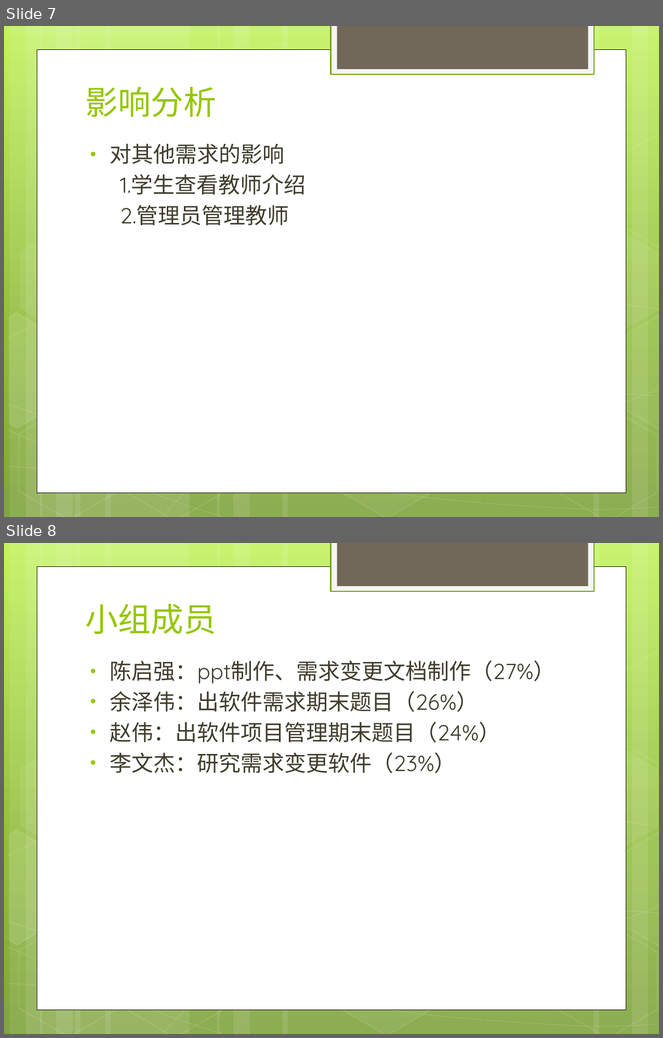
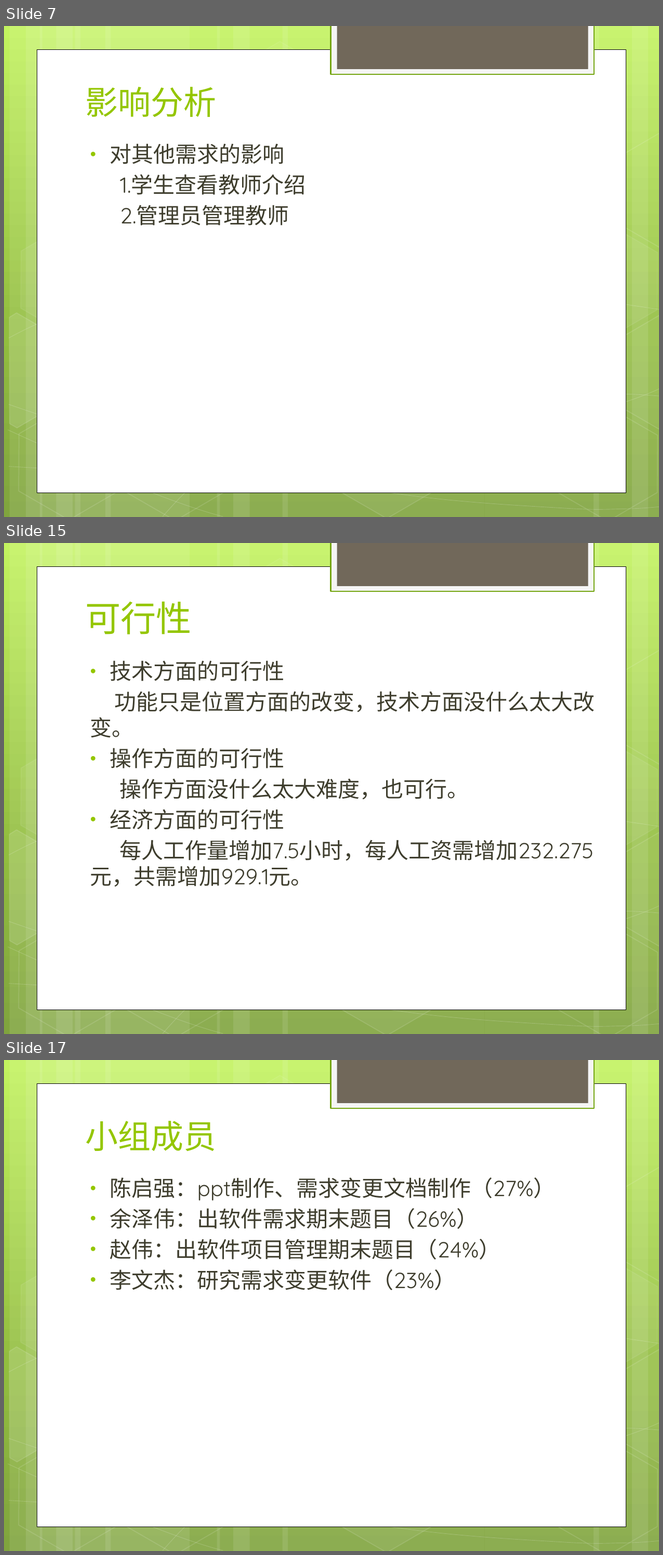
Before and after one commit to rjgcG7/SRS, a slide deck: website/受控文件/需求变更/软件需求变更.pptx. Shown one above the other, each under a label of ours: slides 7 and 8 before the commit, slides 7, 15 and 17 after it; the slides between them are not shown. The pictures are 663x1038 and 663x1555 pixels, drawn with LibreOffice and Linux fonts; fonts in the diff are those of the drawing. Boxes give left, top, right and bottom in pixels: in the first picture for what was removed or moved away, otherwise in the second. Text is boxed around its words. In the diff, an @@ line names an element or a change of style, - is before the commit and + after.

```diff
--- a/website/受控文件/需求变更/软件需求变更.pptx
+++ b/website/受控文件/需求变更/软件需求变更.pptx
@@ slide 15 added at (x1=4, y1=543, x2=659, y2=1034), background gradient #C3F35F to #93BF3F to #81A53E; not listed: 31 template elements that a slide beside it also shows @@
@@ text added at (x1=85, y1=601, x2=192, y2=635), 39 pt, text #94C600 @@
+可行性
@@ text added at (x1=90, y1=661, x2=595, y2=887), 24 pt, text #3E3D2D @@
+• 技术方面的可行性
+功能只是位置方面的改变，技术方面没什么太大改变。
+• 操作方面的可行性
+操作方面没什么太大难度，也可行。
+• 经济方面的可行性
+每人工作量增加7.5小时，每人工资需增加232.275元，共需增加929.1元。
@@ what was slide 8 is now slide 17 @@
```
Also in this commit, not shown: 1 slide changed, 8 other slides added, 8 other files.
